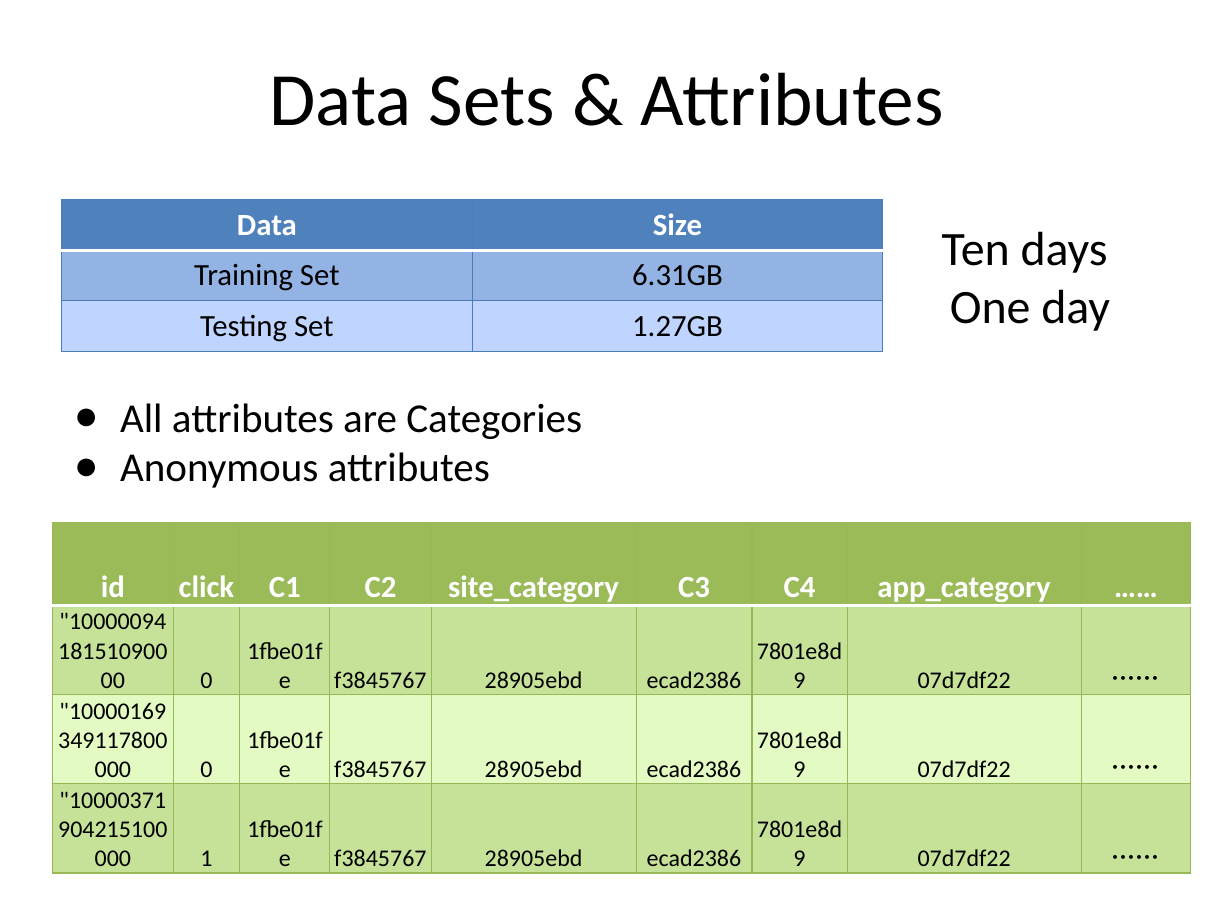
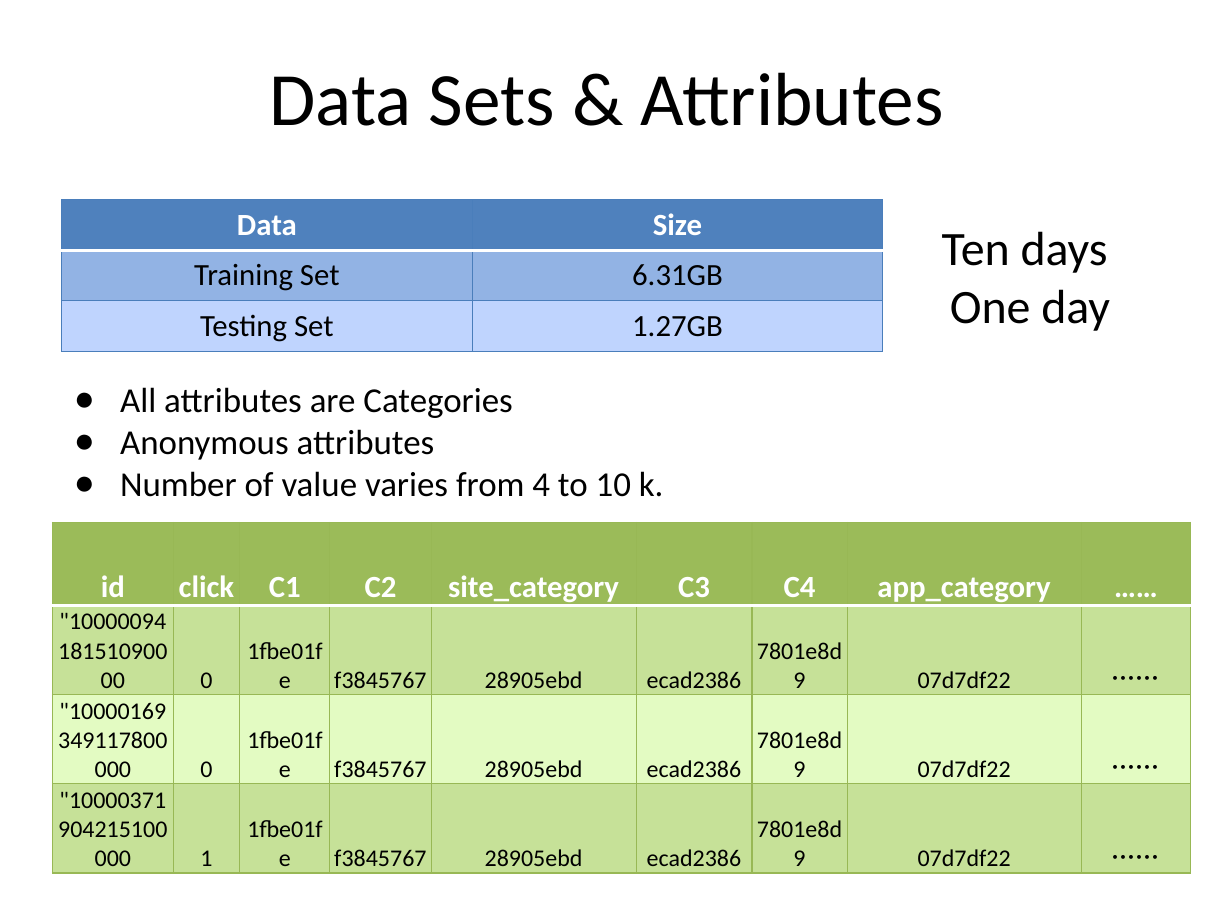
Before and after one commit to Kelvin-Zhong/Click-Through-Rate-Prediction, a slide deck: slide 4 of project_presentation.pptx. Drawn at 1232x924 pixels with LibreOffice and Linux fonts; fonts in the diff are those of the drawing. Boxes give left, top, right and bottom in pixels: in the first picture for what was removed or moved away, otherwise in the second. Text is boxed around its words. In the diff, an @@ line names an element or a change of style, - is before the commit and + after.

```diff
--- a/project_presentation.pptx
+++ b/project_presentation.pptx
@@ text at [120, 387, 512, 460]: size 24 to 20.4 pt in "All attributes are Categories", "Anonymous attributes" @@
@@ text at [120, 471, 664, 497]: paragraph added @@
+● Number of value varies from 4 to 10 k.
```
Also in this commit, not shown: 3 other slides changed, 3 slides added, 1 slide removed.
